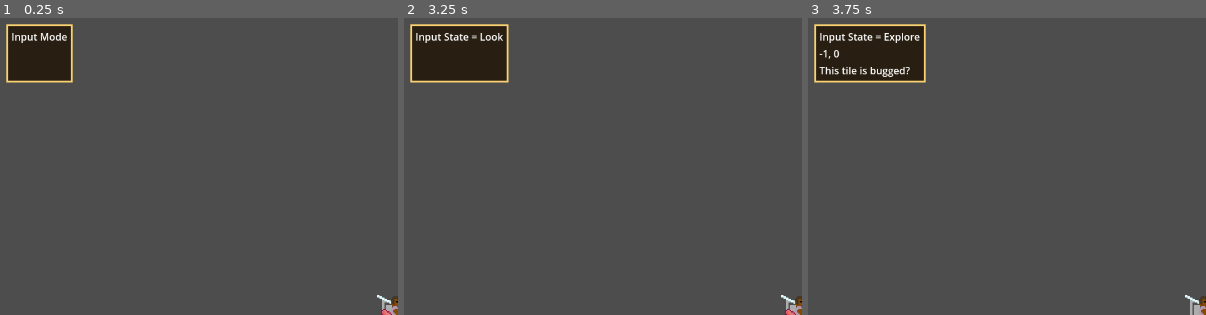
Above: before the commit, frames 1-3 (left to right).
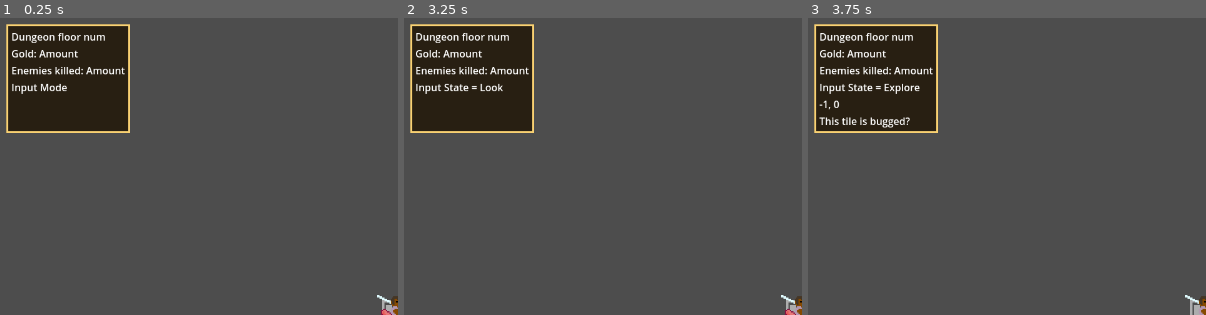
Above: after the commit, the same moments.

Repository: OttoElomaa/godot-4-roguelike-knights
Game: Godot game, scene res://Scenes/world.tscn
Same seed, same stepped clock (60 frames per second), same inputs: the game is played once before the commit and once after it. This scene is started directly instead of the project's main scene.
Inputs (mouse positions are % of the whole screen's width and height, from its top left):
- Up to frame 1 (0.25 s): no input
- Up to frame 2 (3.25 s): tap Enter at 0.5, 2 s; hold Right (ui_right) 0.53-1.28 s; tap 1 (1) at 0.6 s; tap 2 (2) at 0.8, 1.35 s; tap Space at 1.25, 2.75 s; move the mouse to (30, 55) at 1.27 s; hold Down (ui_down) 1.28-2.03 s; tap 3 (3) at 1.55, 2.1 s; move the mouse to (60, 28) at 2.02 s; hold Right (ui_right) 2.03-2.78 s; tap 4 (4) at 2.3, 2.85 s; move the mouse to (45, 70) at 2.77 s; hold Up (ui_up) from 2.78 s (still down); tap L (L) at 3.05 s
- Up to frame 3 (3.75 s): tap Enter at 3.5 s; move the mouse to (80, 65) at 3.52 s; release Up (ui_up) at 3.53 s; hold Left (ui_left) from 3.53 s (still down); tap L (L) at 3.6 s
The pictures show only the part of the screen within x 0-50%, y 0-50%; the shares and areas given below are measured in that part.

The runs differ from the first frame. In frame 1, 8.9% of the frame differs, in the area x 1-33%, y 2-39%; in frame 2, 7.8%; in frame 3, 7.2%.
Error in both runs: Cannot call method 'get_cell_source_id' on a null value. (res://Scripts/WorldScripts/roguelike_tiles.gd:172)

Commit message:
Added ProgressData Autoload to track stuff like dungeon floor, money, creature kills

Diff:
--- /dev/null
+++ b/Scenes/Autoloads/ProgressData.tscn
@@ -0,0 +1,6 @@
+[gd_scene load_steps=2 format=3 uid="uid://dmot4syequuqu"]
+
+[ext_resource type="Script" path="res://Scenes/Autoloads/progress_data.gd" id="1_ptqld"]
+
+[node name="ProgressData" type="Node2D"]
+script = ExtResource("1_ptqld")
--- /dev/null
+++ b/Scenes/Autoloads/progress_data.gd
@@ -0,0 +1,6 @@
+extends Node2D
+
+
+var gold := 0
+var enemiesKilled := 0
+var dungeonFloorLevel := 0
--- a/Scenes/UI/ui.tscn
+++ b/Scenes/UI/ui.tscn
@@ -32,6 +32,18 @@
 
 [node name="Hbox" type="VBoxContainer" parent="LookMargin/LookPanel/Margin"]
 layout_mode = 2
+
+[node name="FloorLabel" type="Label" parent="LookMargin/LookPanel/Margin/Hbox"]
+layout_mode = 2
+text = "Dungeon floor num"
+
+[node name="GoldLabel" type="Label" parent="LookMargin/LookPanel/Margin/Hbox"]
+layout_mode = 2
+text = "Gold: Amount"
+
+[node name="EnemiesLabel" type="Label" parent="LookMargin/LookPanel/Margin/Hbox"]
+layout_mode = 2
+text = "Enemies killed: Amount"
 
 [node name="StateLabel" type="Label" parent="LookMargin/LookPanel/Margin/Hbox"]
 layout_mode = 2
--- a/Scripts/PlayerAndCreatures/CreatureStatsComponent.gd
+++ b/Scripts/PlayerAndCreatures/CreatureStatsComponent.gd
@@ -87,11 +87,24 @@
 	var damageString : String = creature.creatureName + " takes " + str(amount) + " damage!"
 	ui.addLogRow(damageString, colorToUse)
 
+	handleCreatureDeath()
+
+
+
+
+func handleCreatureDeath():
 	if not creature.isPlayer:
 		if health.current <= 0:
+
 			var deathString:String = creature.creatureName + " died!"
 			ui.addMessage(deathString, Color.DARK_CYAN)
+
+			if creature.isEnemy:
+				ProgressData.enemiesKilled += 1
+				ProgressData.gold += 5
+
 			creature.queue_free()
+
 
 
 func recoverHealth(amount: int):
--- a/Scripts/WorldScripts/dungeon_ui.gd
+++ b/Scripts/WorldScripts/dungeon_ui.gd
@@ -28,6 +28,8 @@
 
 
 func updateVisualsOnTurn():
+	updateProgressLabels()
+
 	for box in skillBar.get_children():
 		if box.skill != null:
 			box.updateVisuals()
@@ -40,6 +42,10 @@
 	else:
 		stateLabel.text = "Input State = Explore"
 
+
+func updateProgressLabels():
+	$LookMargin/LookPanel/Margin/Hbox/GoldLabel.text = "Gold: %d" % ProgressData.gold
+	$LookMargin/LookPanel/Margin/Hbox/EnemiesLabel.text = "Enemies killed: %d" % ProgressData.enemiesKilled
 
 
 func showMouseLookCreature(creature:Node):
--- a/project.godot
+++ b/project.godot
@@ -20,6 +20,7 @@
 States="*res://Scenes/Autoloads/States.tscn"
 FileLoader="*res://Scenes/Autoloads/FileLoader.tscn"
 GridTools="*res://Scenes/Autoloads/GridTools.tscn"
+ProgressData="*res://Scenes/Autoloads/ProgressData.tscn"
 
 [display]
 
